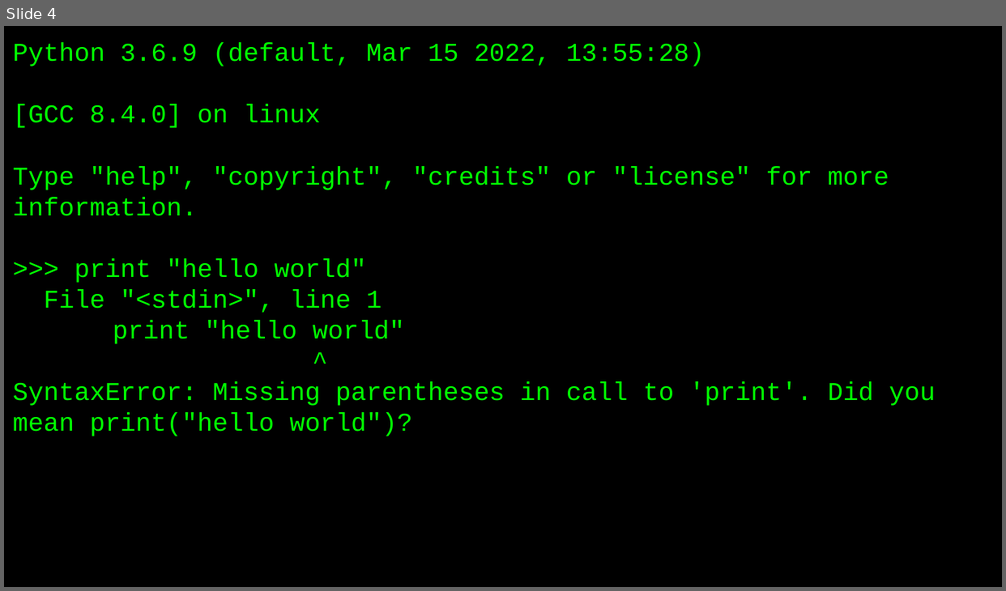
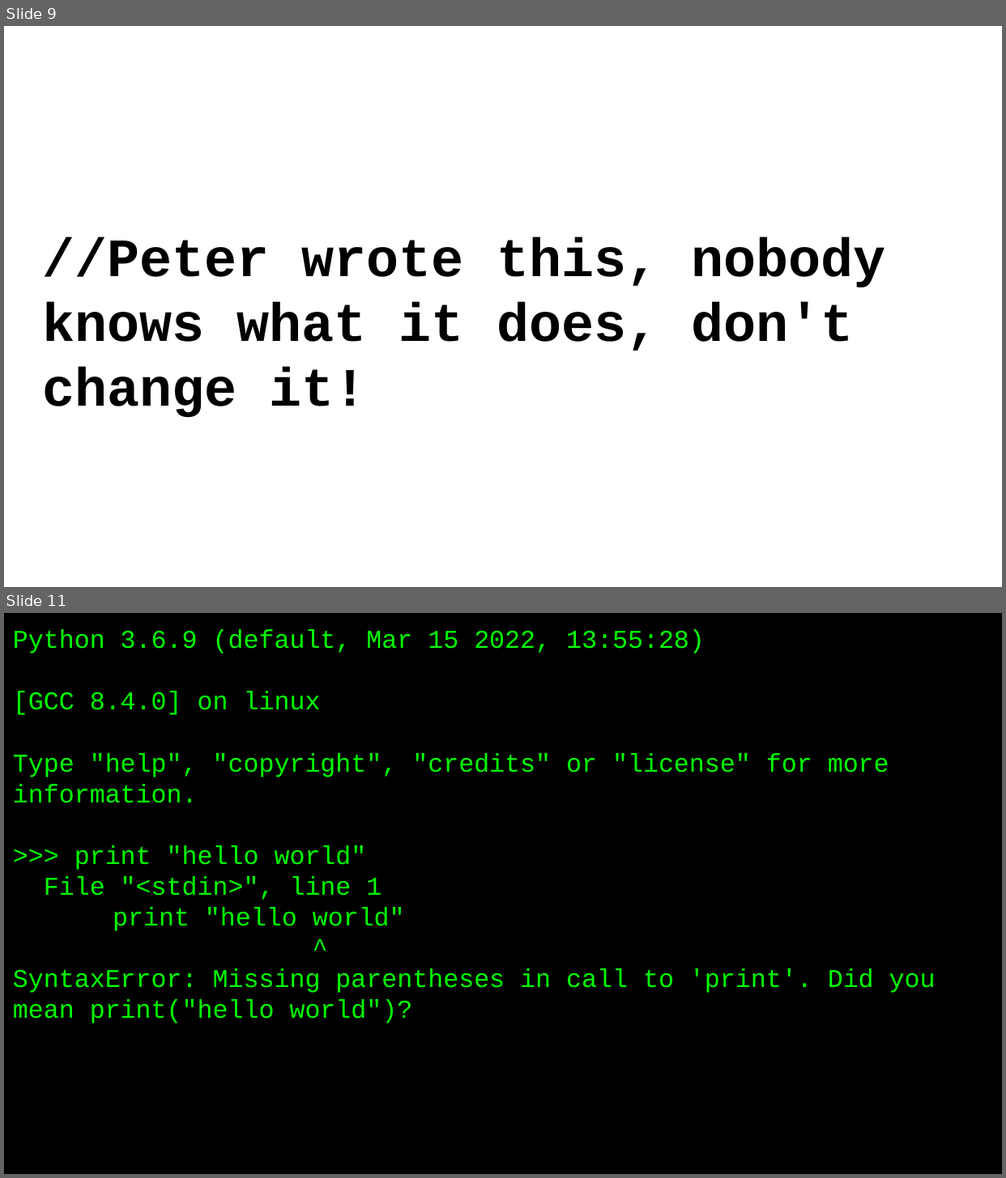
Before and after one commit to RSE-NI/qub-eeecs-python, a slide deck: 14_Sustainable _ Maintainable code.pptx. Shown one above the other, each under a label of ours: slide 4 before the commit, slides 9 and 11 after it; the slides between them are not shown. The pictures are 1006x591 and 1006x1178 pixels, drawn with LibreOffice and Linux fonts; fonts in the diff are those of the drawing. Boxes give left, top, right and bottom in pixels: in the first picture for what was removed or moved away, otherwise in the second. Text is boxed around its words. In the diff, an @@ line names an element or a change of style, - is before the commit and + after.

```diff
--- a/14_Sustainable _ Maintainable code.pptx
+++ b/14_Sustainable _ Maintainable code.pptx
@@ slide 9 added at (4, 26, 1002, 587), background #FFFFFF @@
@@ text added at (42, 237, 885, 417), 39 pt, text #000000, bold @@
+//Peter wrote this, nobody knows what it does, don't change it!
@@ what was slide 4 is now slide 11 @@
```
Also in this commit, not shown: 6 other slides added.
